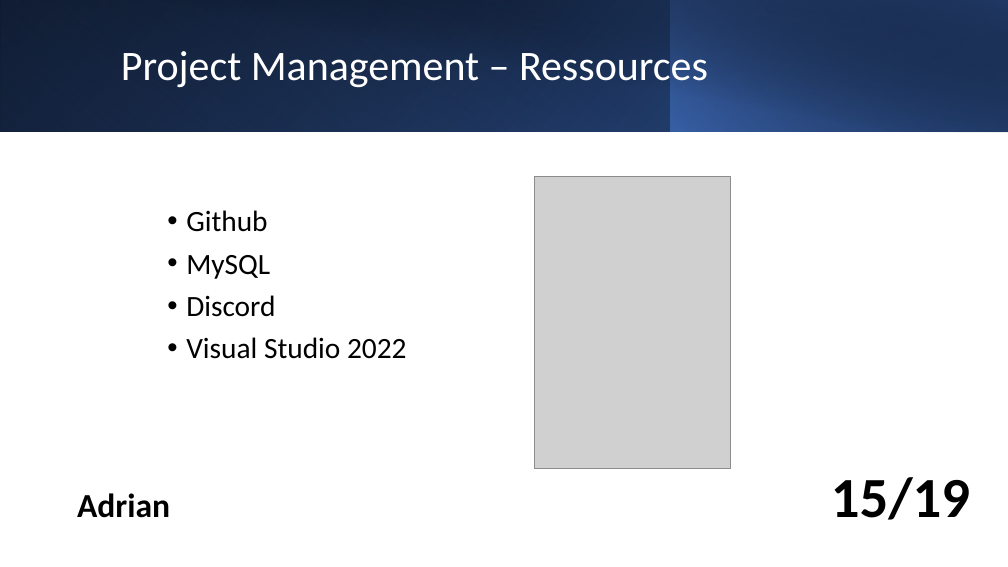
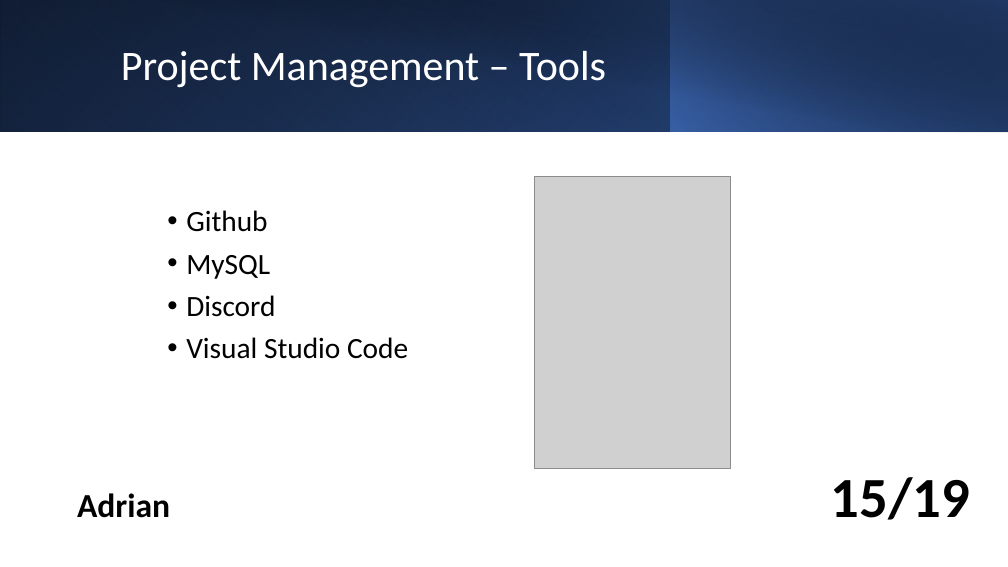
Before and after one commit to LuckyForce/ShareList, a slide deck: slide 15 of documents/T3-ShareList-Abschlusspräsentation_v1.0.pptx. Drawn at 1008x567 pixels with LibreOffice and Linux fonts; fonts in the diff are those of the drawing; grey boxes stand for pictures. Boxes give left, top, right and bottom in pixels: in the first picture for what was removed or moved away, otherwise in the second. Text is boxed around its words. In the diff, an @@ line names an element or a change of style, - is before the commit and + after.

```diff
--- a/documents/T3-ShareList-Abschlusspräsentation_v1.0.pptx
+++ b/documents/T3-ShareList-Abschlusspräsentation_v1.0.pptx
@@ title at [121, 51, 606, 88]: text changed @@
-Project Management – Ressources
+Project Management – Tools
@@ text at [186, 337, 408, 359]: text changed @@
-• Visual Studio 2022
+• Visual Studio Code
```
Also in this commit, not shown: 5 other slides changed, 1 other file.
